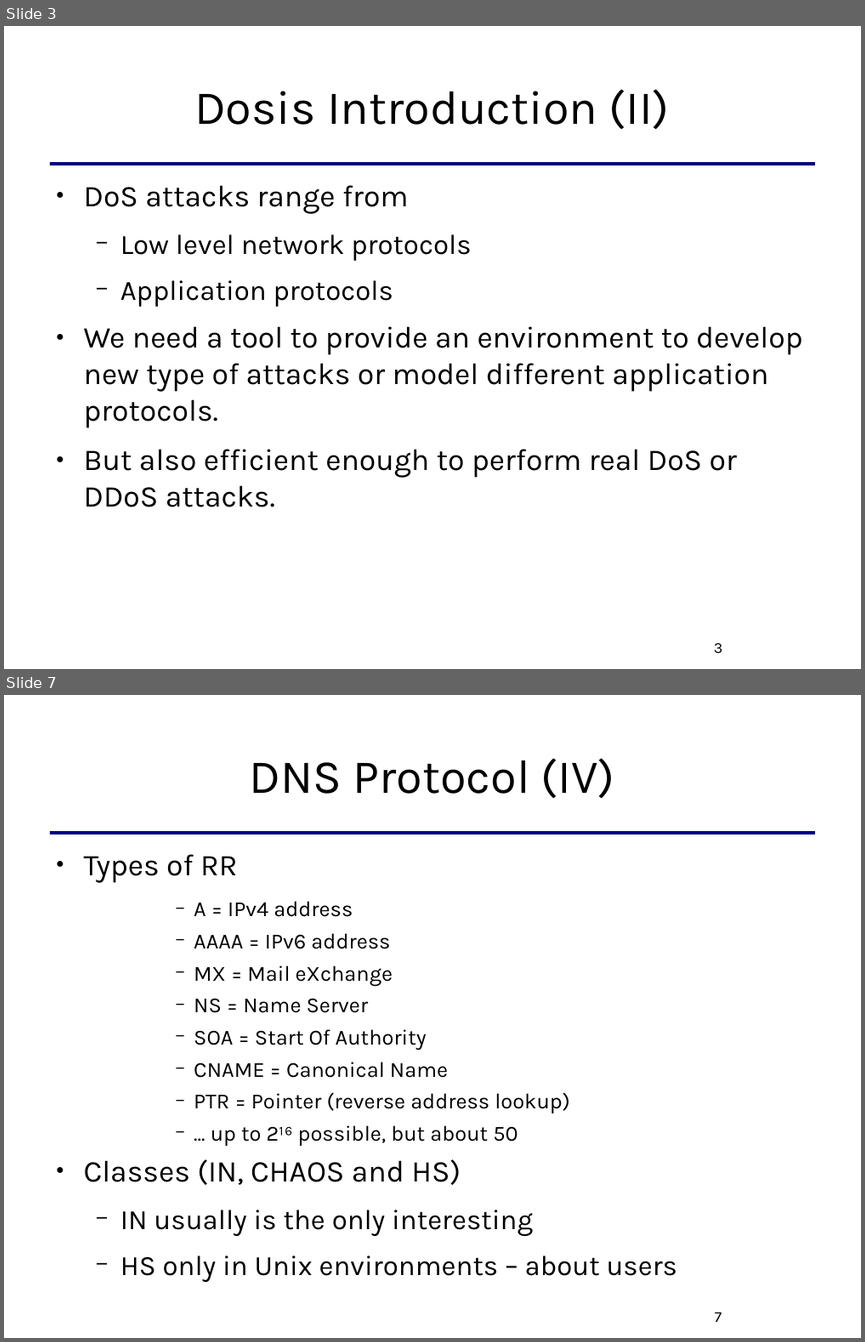
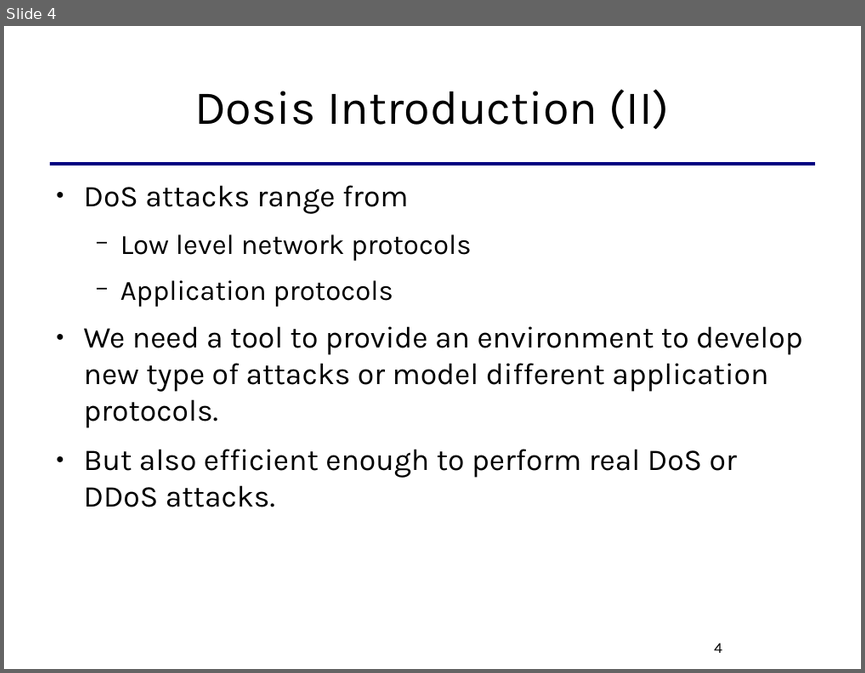
Before and after one commit to killabytenow/dosis, a slide deck: doc/Dosis-SCG-2009.odp. Shown one above the other, each under a label of ours: slides 3 and 7 before the commit, slide 4 after it; the slides between them are not shown. The pictures are 865x1342 and 865x673 pixels, drawn with LibreOffice and Linux fonts; fonts in the diff are those of the drawing. Boxes give left, top, right and bottom in pixels: in the first picture for what was removed or moved away, otherwise in the second. Text is boxed around its words. In the diff, an @@ line names an element or a change of style, - is before the commit and + after.

```diff
--- a/doc/Dosis-SCG-2009.odp
+++ b/doc/Dosis-SCG-2009.odp
@@ slide 7 removed at [4, 695, 861, 1338], background #FFFFFF; not listed: 1 template element that a slide beside it also shows @@
@@ title removed at [250, 758, 615, 799] @@
-DNS Protocol (IV)
@@ text removed at [84, 854, 678, 1281] @@
-● Types of RR
-      − A = IPv4 address
-      − AAAA = IPv6 address
-      − MX = Mail eXchange
-      − NS = Name Server
-      − SOA = Start Of Authority
-      − CNAME = Canonical Name
-      − PTR = Pointer (reverse address lookup)
-      − ... up to 2¹⁶ possible, but about 50
-● Classes (IN, CHAOS and HS)
-  − IN usually is the only interesting
-  − HS only in Unix environments – about users
@@ page number removed at [715, 1312, 721, 1321] @@
-7
@@ what was slide 3 is now slide 4 @@
@@ page number at [714, 642, 722, 652]: text changed @@
-3
+4
```
Also in this commit, not shown: 2 slides changed, 12 slides added, 13 other slides removed.
